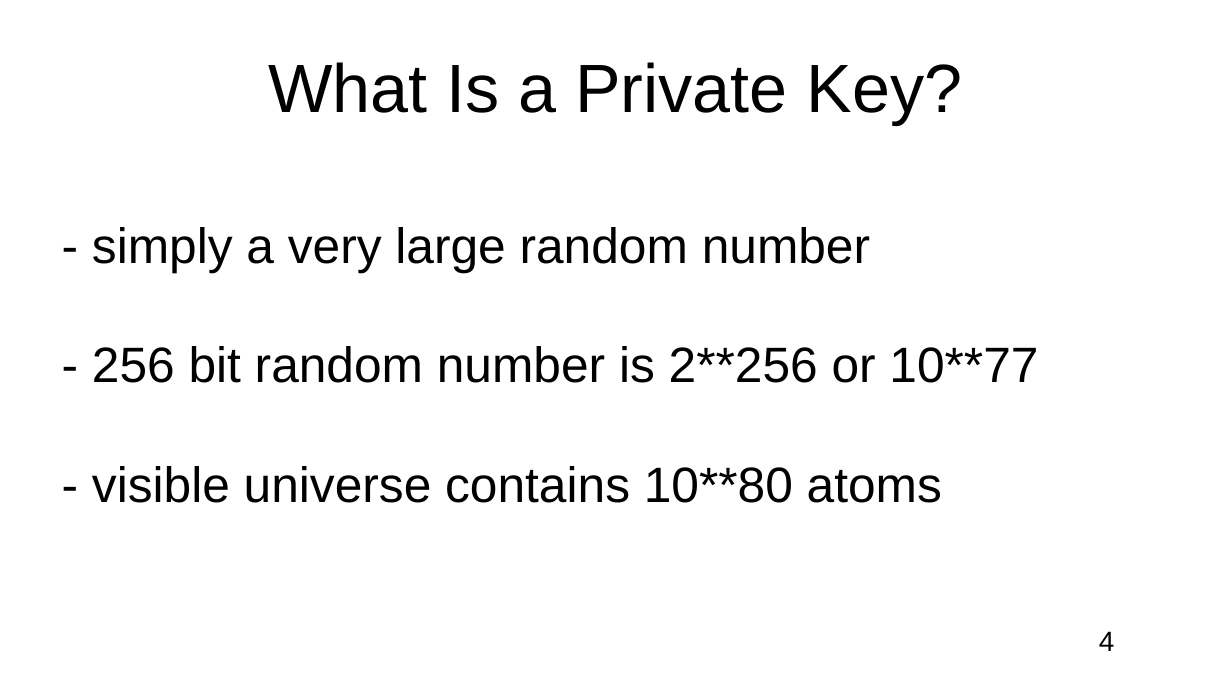
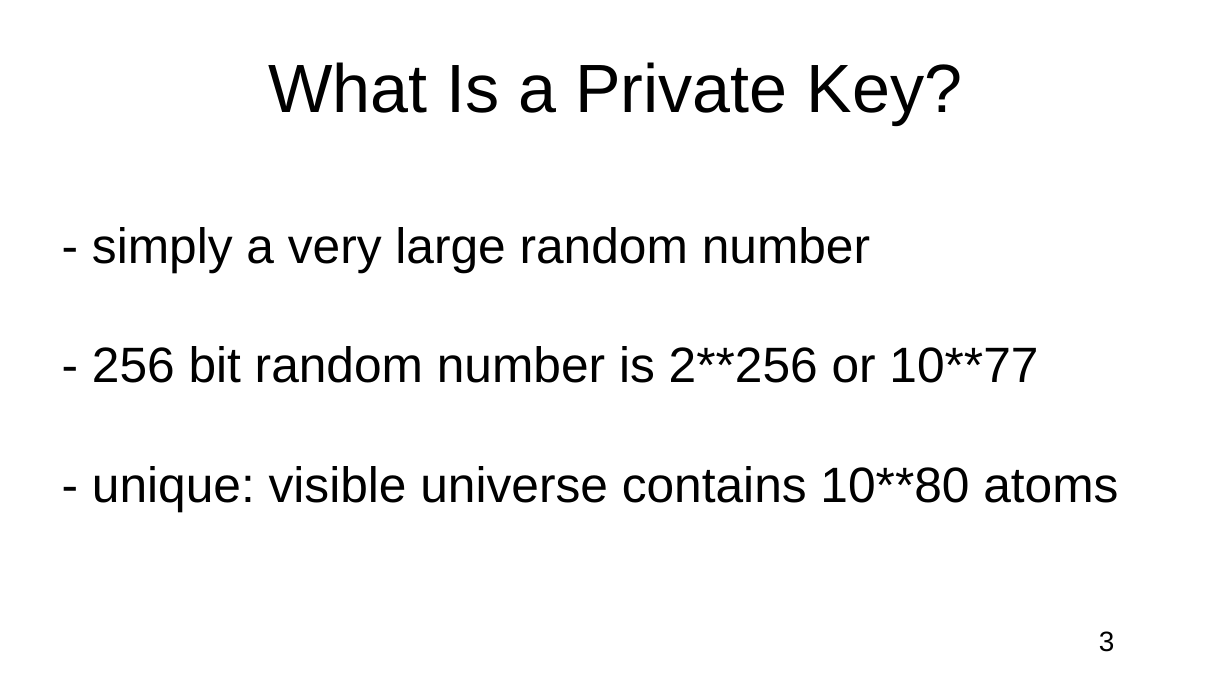
Before and after one commit to RaskaRuby/createSeedWords, a slide deck: slide 3 of slideShow.odp (slide 4 before the commit). Drawn at 1232x693 pixels with LibreOffice and Linux fonts; fonts in the diff are those of the drawing. Boxes give left, top, right and bottom in pixels: in the first picture for what was removed or moved away, otherwise in the second. Text is boxed around its words. In the diff, an @@ line names an element or a change of style, - is before the commit and + after.

```diff
--- a/slideShow.odp
+++ b/slideShow.odp
@@ text at (92, 466, 1118, 511): text changed @@
-- visible universe contains 10**80 atoms
+- unique: visible universe contains 10**80 atoms
@@ page number at (1099, 631, 1115, 652): text changed @@
-4
+3
```
Also in this commit, not shown: 10 other slides changed.
